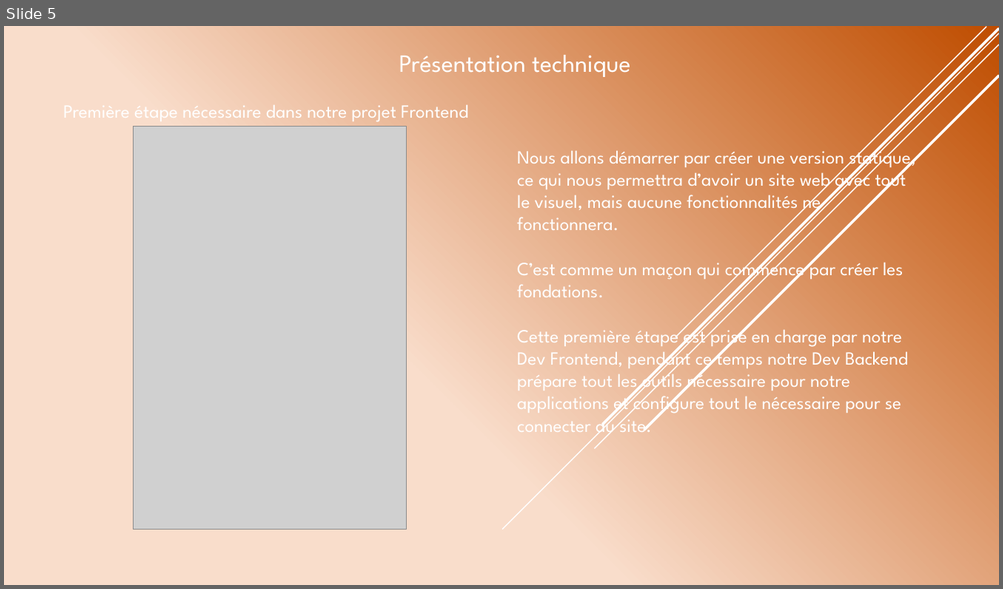
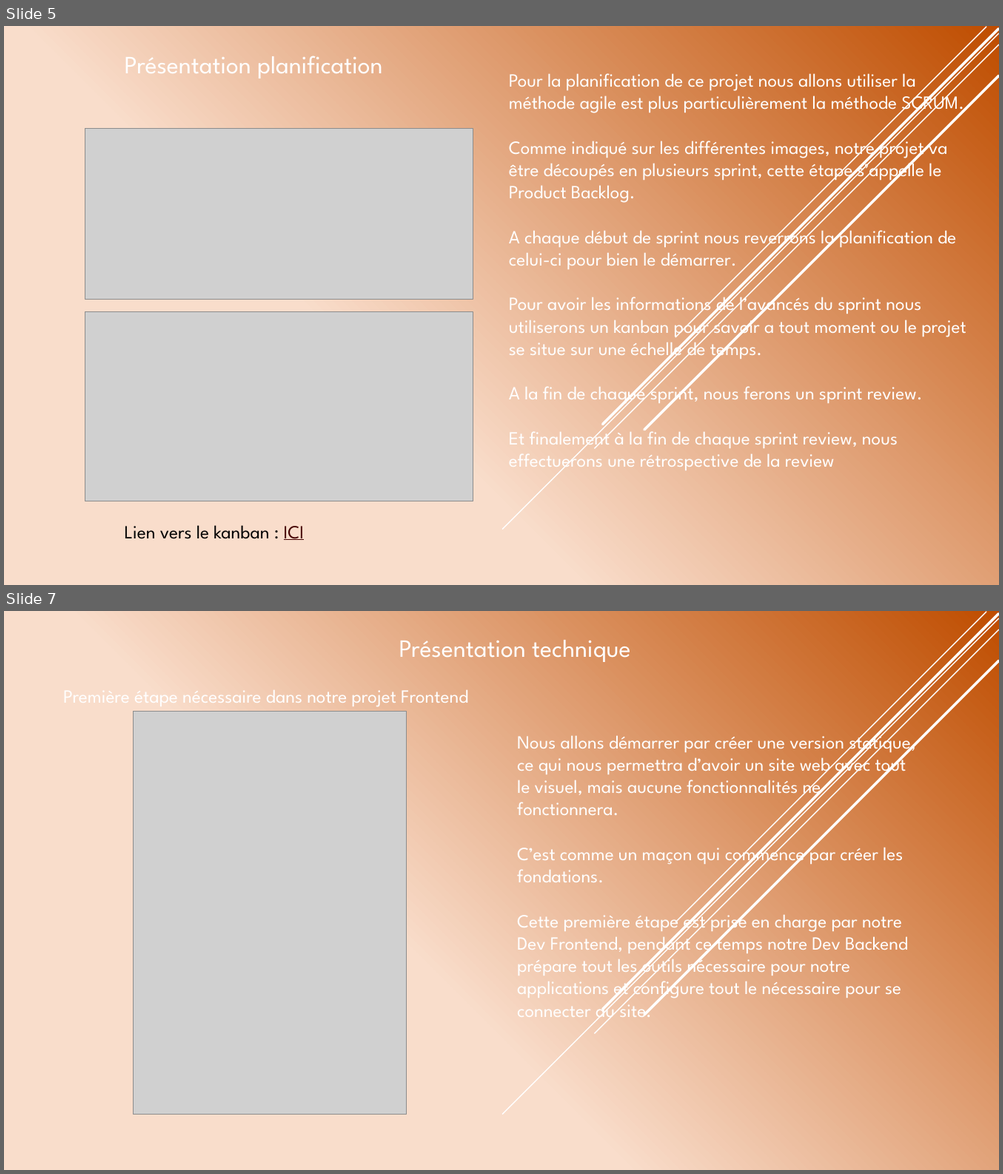
Before and after one commit to JordanKlashi/Projet-7, a slide deck: presentation/Présentation de la solution technique.pptx. Shown one above the other, each under a label of ours: slide 5 before the commit, slides 5 and 7 after it; the slides between them are not shown. The pictures are 1003x589 and 1003x1174 pixels, drawn with LibreOffice and Linux fonts; fonts in the diff are those of the drawing; grey boxes stand for pictures. Boxes give left, top, right and bottom in pixels: in the first picture for what was removed or moved away, otherwise in the second. Text is boxed around its words. In the diff, an @@ line names an element or a change of style, - is before the commit and + after.

Commit message:
edit projet
end projet

```diff
--- a/presentation/Présentation de la solution technique.pptx
+++ b/presentation/Présentation de la solution technique.pptx
@@ slide 5 added at [4,26,999,585], background gradient #F9DDCB to #C04D00; not listed: 5 template elements that a slide beside it also shows @@
@@ text added at [125,56,382,79], 24 pt, text #FFFFFF @@
+Présentation planification
@@ text added at [509,73,966,474], 18 pt, text #FFFFFF @@
+Pour la planification de ce projet nous allons utiliser la méthode agile est plus particulièrement la méthode SCRUM.
+Comme indiqué sur les différentes images, notre projet va être découpés en plusieurs sprint, cette étape s’appelle le Product Backlog.
+A chaque début de sprint nous reverrons la planification de celui-ci pour bien le démarrer.
+Pour avoir les informations de l’avancés du sprint nous utiliserons un kanban pour savoir a tout moment ou le projet se situe sur une échelle de temps.
+A la fin de chaque sprint, nous ferons un sprint review.
+Et finalement à la fin de chaque sprint review, nous effectuerons une rétrospective de la review
@@ picture added at [85,129,473,300] @@
@@ picture added at [85,312,473,502] @@
@@ text added at [125,526,304,540], 18 pt, text #000000 @@
+Lien vers le kanban : ICI
@@ what was slide 5 is now slide 7 @@
```
Also in this commit, not shown: 11 slides changed, 2 other slides added, 3 slides removed, 10 other files.
